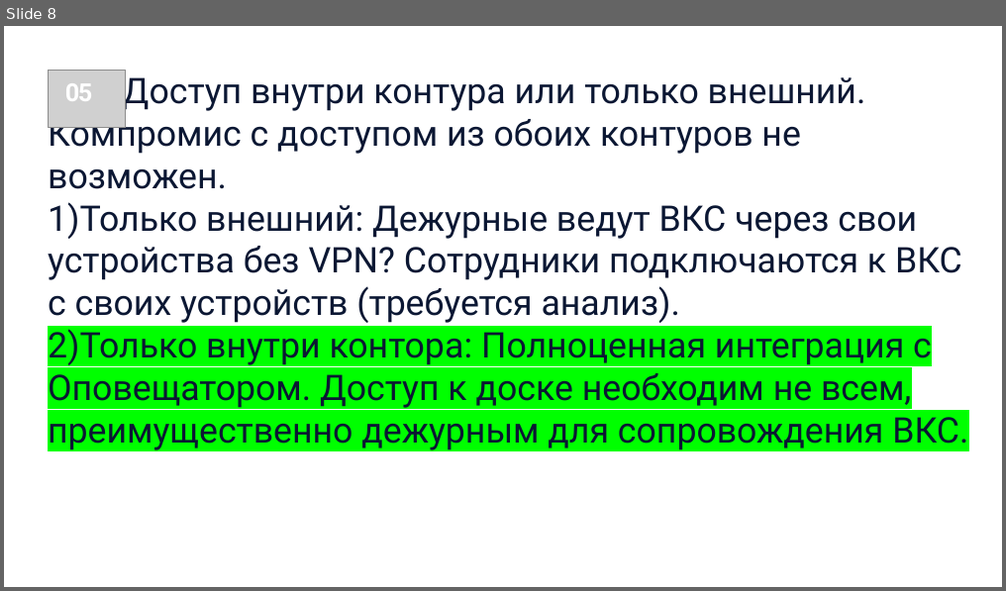
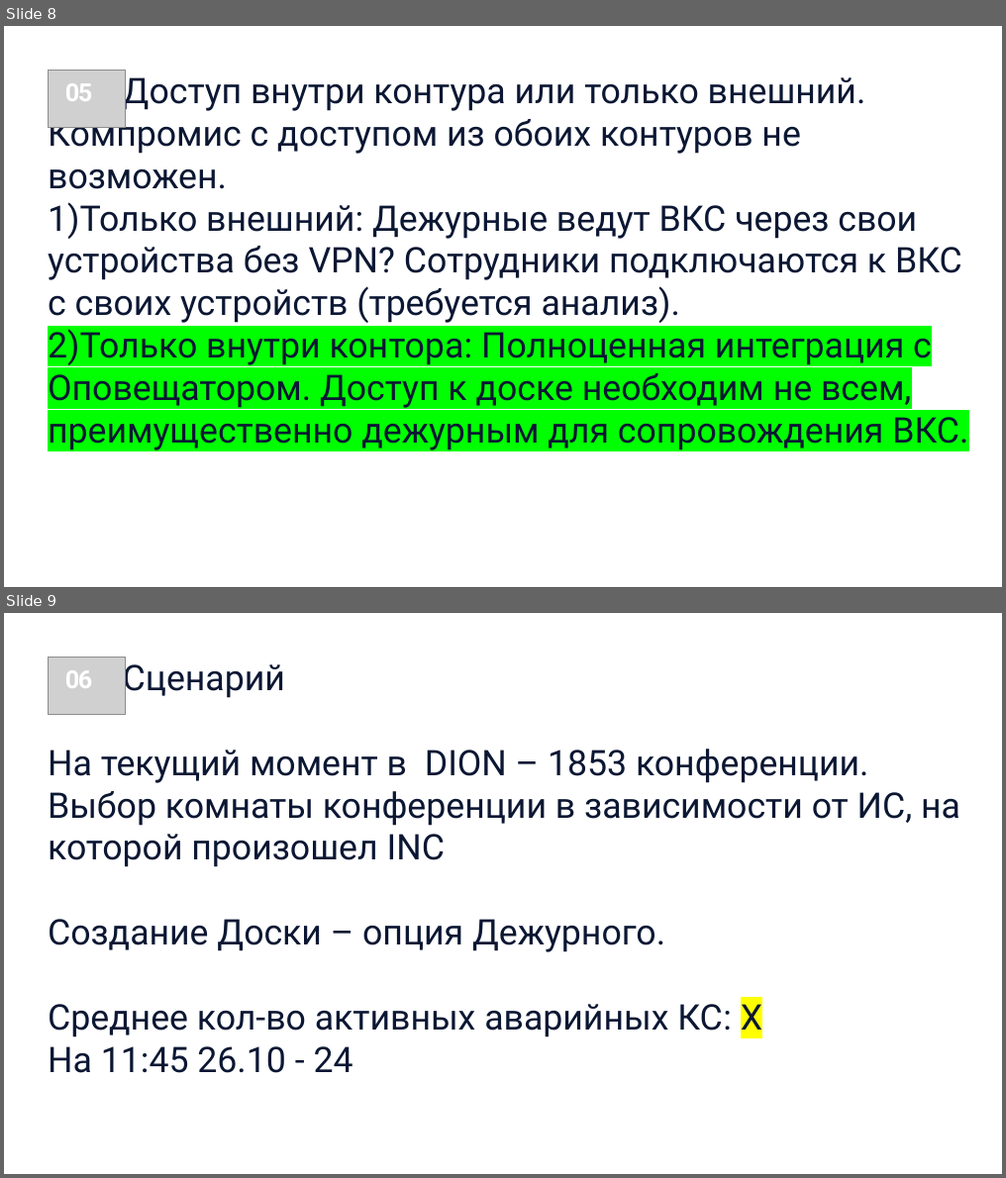
Before and after one commit to schierketsu/surf, a slide deck: презентация.pptx. Shown one above the other, each under a label of ours: slide 8 before the commit, slides 8 and 9 after it. The pictures are 1006x591 and 1006x1178 pixels, drawn with LibreOffice and Linux fonts; fonts in the diff are those of the drawing; grey boxes stand for pictures. Boxes give left, top, right and bottom in pixels: in the first picture for what was removed or moved away, otherwise in the second. Text is boxed around its words. In the diff, an @@ line names an element or a change of style, - is before the commit and + after.

```diff
--- a/презентация.pptx
+++ b/презентация.pptx
@@ slide 9 added at (4,613,1002,1174), background #FFFFFF @@
@@ text added at (48,658,960,1073), 34 pt, text #0B1733 @@
+Сценарий
+На текущий момент в DION – 1853 конференции.
+Выбор комнаты конференции в зависимости от ИС, на которой произошел INC
+Создание Доски – опция Дежурного.
+Среднее кол-во активных аварийных КС: X
+На 11:45 26.10 - 24
@@ picture added at (48,657,126,714) @@
@@ text added at (65,670,92,688), 24 pt, text #FFFFFF, bold @@
+06
```
Also in this commit, not shown: 2 slides changed, 1 slide removed, 5 other files.
